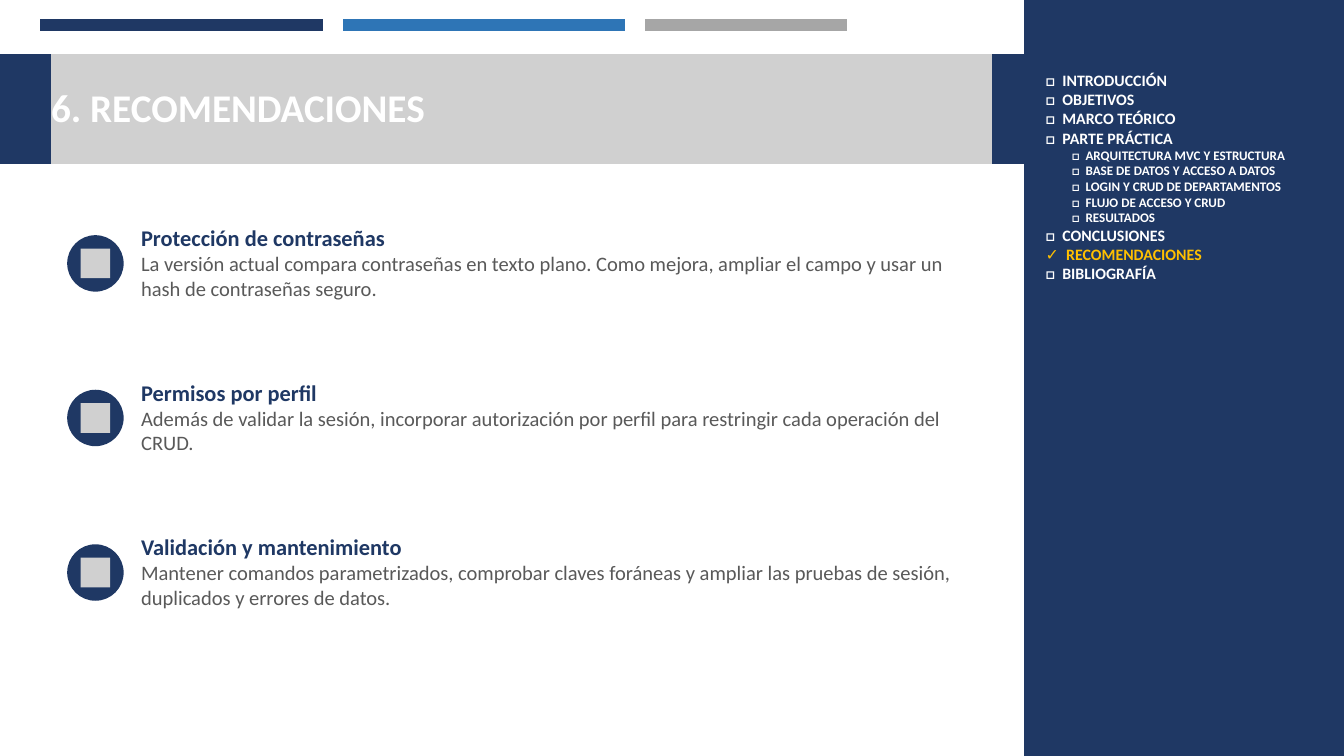
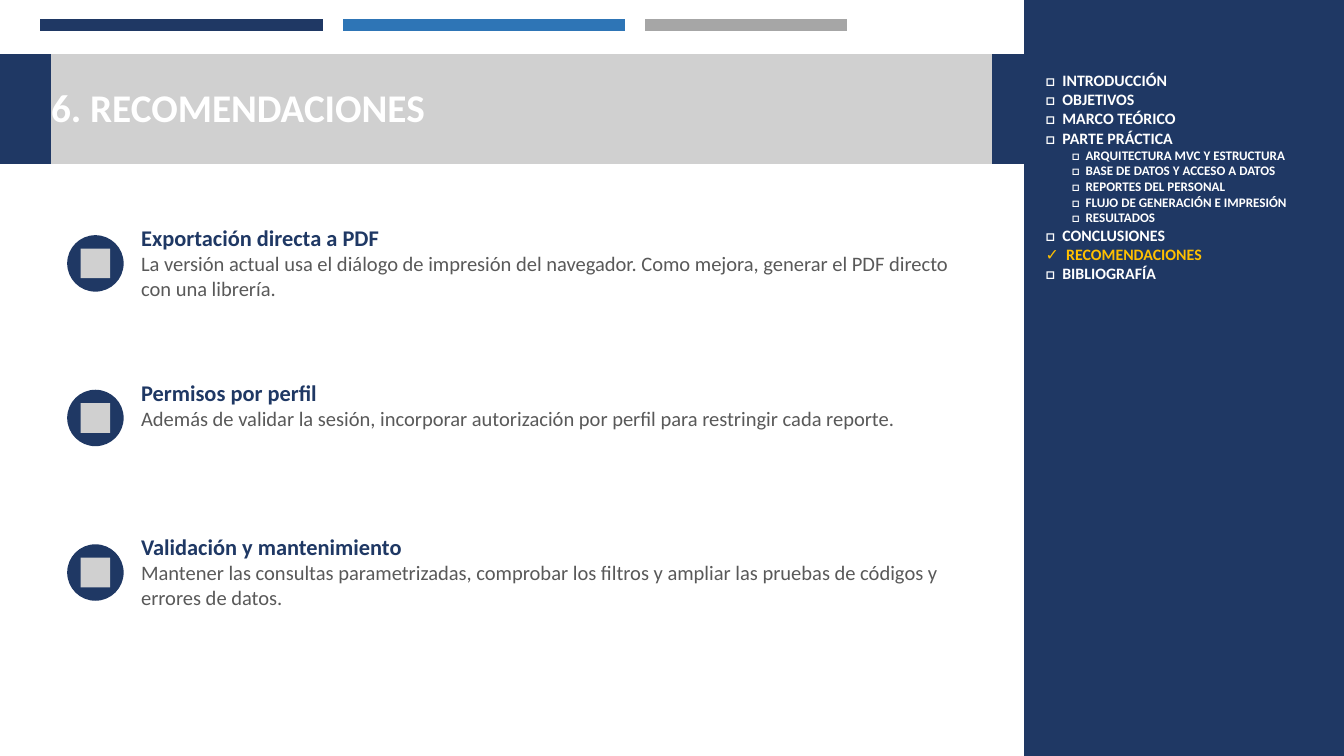
Before and after one commit to Josue-Chango/SIDH_GR02, a slide deck: slide 9 of DOTNET/REPORTES/02. DOCUMENTACION/REPORTES_DOTNET_SQL_GR02.pptx. Drawn at 1344x756 pixels with LibreOffice and Linux fonts; fonts in the diff are those of the drawing; grey boxes stand for pictures. Boxes give left, top, right and bottom in pixels: in the first picture for what was removed or moved away, otherwise in the second. Text is boxed around its words. In the diff, an @@ line names an element or a change of style, - is before the commit and + after.

Commit message:
presentacion reportes

```diff
--- a/DOTNET/REPORTES/02. DOCUMENTACION/REPORTES_DOTNET_SQL_GR02.pptx
+++ b/DOTNET/REPORTES/02. DOCUMENTACION/REPORTES_DOTNET_SQL_GR02.pptx
@@ text at (1086,182,1287,207): text changed @@
-□ LOGIN Y CRUD DE DEPARTAMENTOS
-□ FLUJO DE ACCESO Y CRUD
+□ REPORTES DEL PERSONAL
+□ FLUJO DE GENERACIÓN E IMPRESIÓN
@@ text at (141,230,948,296): text changed @@
-Protección de contraseñas
-La versión actual compara contraseñas en texto plano. Como mejora, ampliar el campo y usar un hash de contraseñas seguro.
+Exportación directa a PDF
+La versión actual usa el diálogo de impresión del navegador. Como mejora, generar el PDF directo con una librería.
@@ text at (141,411,894,430): text changed @@
-Además de validar la sesión, incorporar autorización por perfil para restringir cada operación del CRUD.
+Además de validar la sesión, incorporar autorización por perfil para restringir cada reporte.
@@ text at (141,565,937,605): text changed @@
-Mantener comandos parametrizados, comprobar claves foráneas y ampliar las pruebas de sesión, duplicados y errores de datos.
+Mantener las consultas parametrizadas, comprobar los filtros y ampliar las pruebas de códigos y errores de datos.
```
Also in this commit, not shown: 9 other slides changed.
